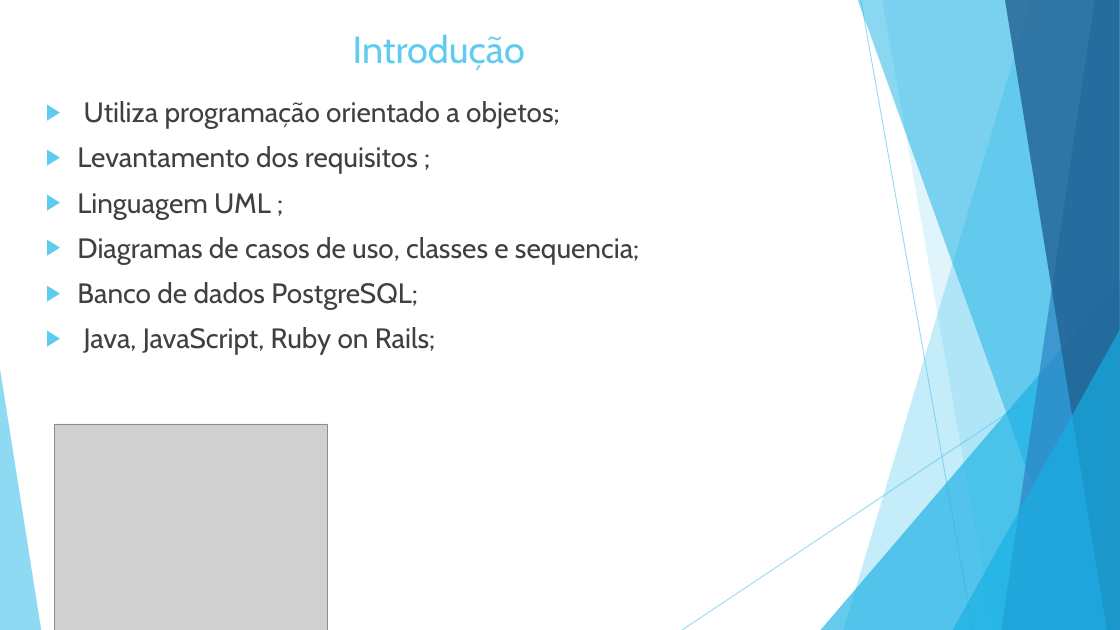
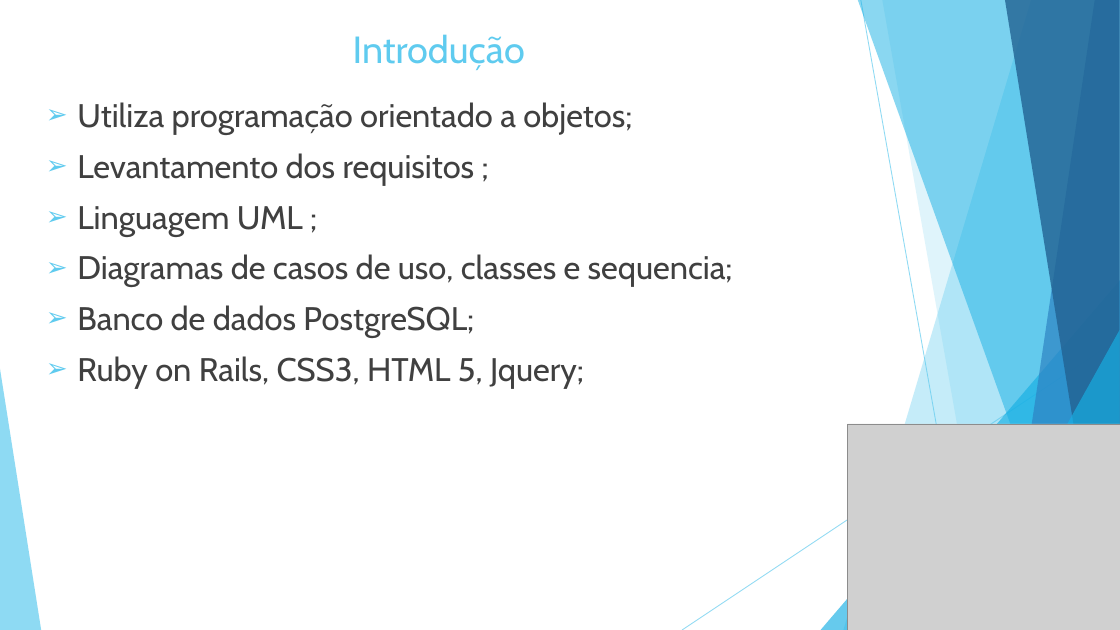
Before and after one commit to darthfreela/project123, a slide deck: slide 4 of CRPO.pptx. Drawn at 1120x630 pixels with LibreOffice and Linux fonts; fonts in the diff are those of the drawing; grey boxes stand for pictures. Boxes give left, top, right and bottom in pixels: in the first picture for what was removed or moved away, otherwise in the second. Text is boxed around its words. In the diff, an @@ line names an element or a change of style, - is before the commit and + after.

```diff
--- a/CRPO.pptx
+++ b/CRPO.pptx
@@ text at box(77, 102, 733, 338): size 24 to 28 pt in "Utiliza programação orientado a objetos;", "Levantamento dos requisitos ;", "Linguagem UML ;", "Diagramas de casos de uso, classes e ..." and 1 more places; bullet ▶ to ➢ @@
@@ text at box(77, 356, 584, 389): text changed; size 24 to 28 pt @@
-▶ Java, JavaScript, Ruby on Rails;
+➢ Ruby on Rails, CSS3, HTML 5, Jquery;
@@ picture: place and size @@
-picture at box(55, 424, 327, 630)
+picture at box(848, 424, 1120, 630)
```
Also in this commit, not shown: 10 other slides changed, 1 slide added, 2 slides removed.
